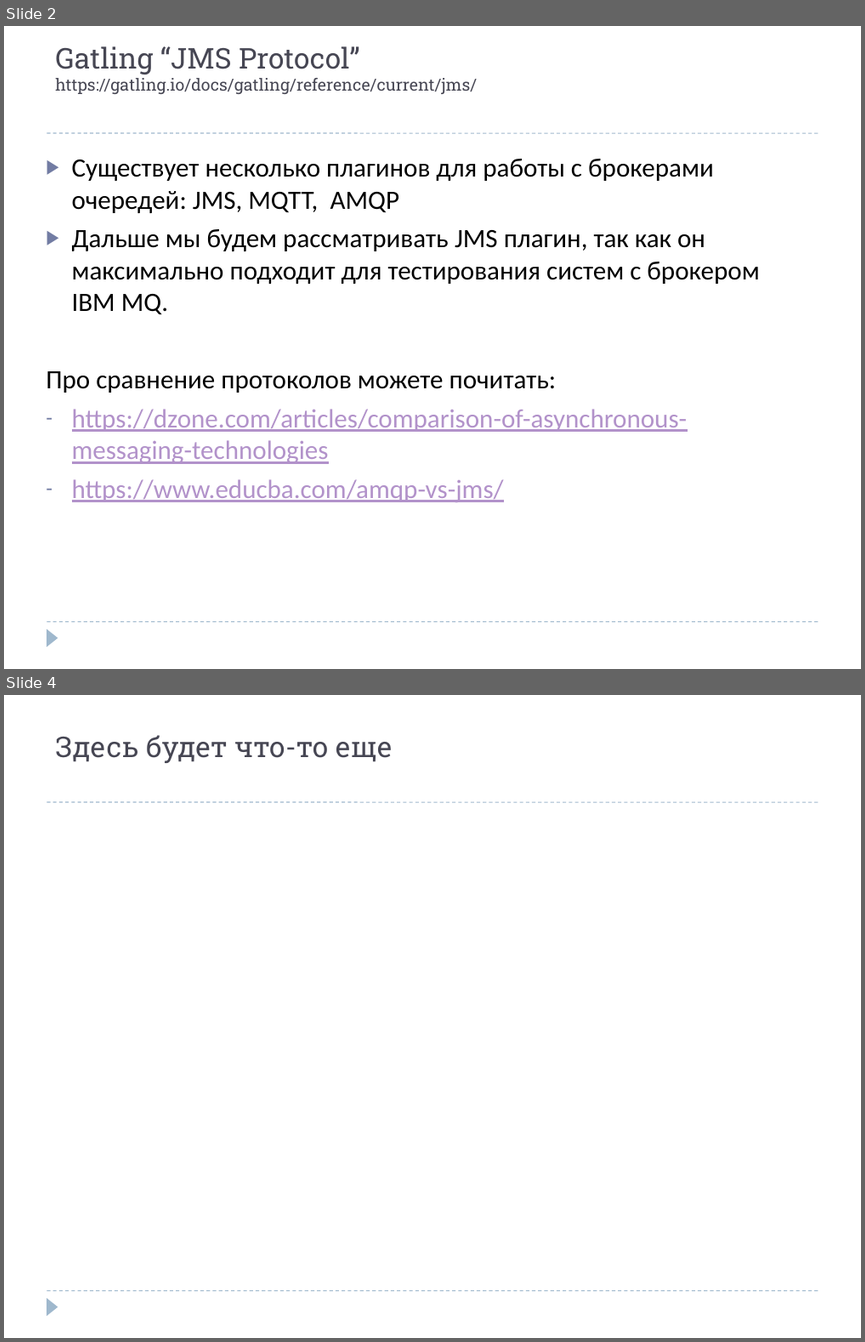
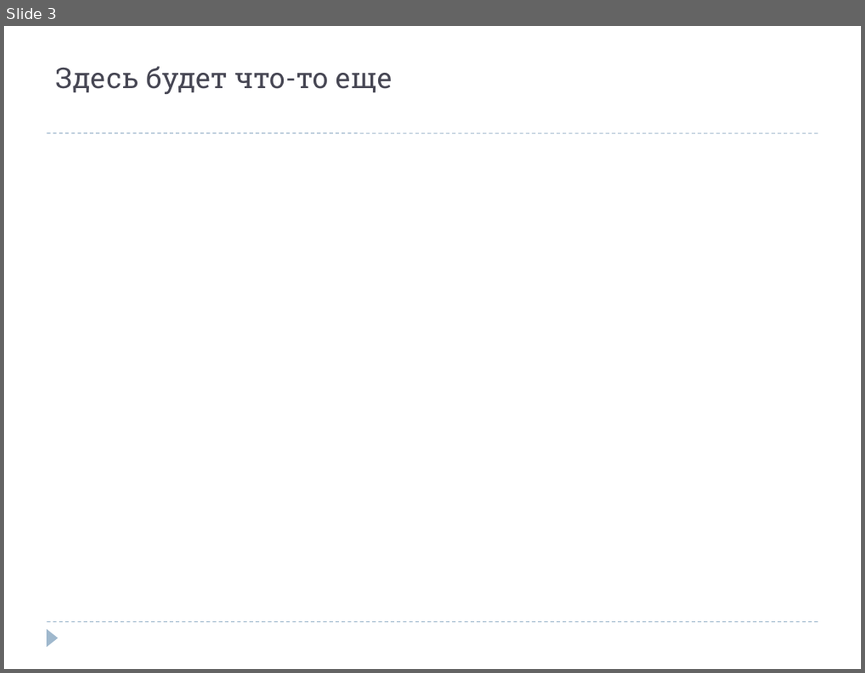
Before and after one commit to Roman-Kislyy/gatling-java-kafka-samples, a slide deck: docs/how-to-slides/Gtg-Create-kafka-script.pptx. Shown one above the other, each under a label of ours: slides 2 and 4 before the commit, slide 3 after it; the slides between them are not shown. The pictures are 865x1342 and 865x673 pixels, drawn with LibreOffice and Linux fonts; fonts in the diff are those of the drawing. Boxes give left, top, right and bottom in pixels: in the first picture for what was removed or moved away, otherwise in the second. Text is boxed around its words. In the diff, an @@ line names an element or a change of style, - is before the commit and + after.

```diff
--- a/docs/how-to-slides/Gtg-Create-kafka-script.pptx
+++ b/docs/how-to-slides/Gtg-Create-kafka-script.pptx
@@ slide 2 removed at box(4, 26, 861, 669), background #FFFFFF; not listed: 3 template elements that a slide beside it also shows @@
@@ title removed at box(55, 46, 477, 94) @@
-Gatling “JMS Protocol”
-https://gatling.io/docs/gatling/reference/current/jms/
@@ text removed at box(46, 159, 759, 502) @@
-▶ Существует несколько плагинов для работы с брокерами очередей: JMS, MQTT, AMQP
-▶ Дальше мы будем рассматривать JMS плагин, так как он максимально подходит для тестирования систем с брокером IBM MQ.
-Про сравнение протоколов можете почитать:
-– https://dzone.com/articles/comparison-of-asynchronous-messaging-technologies
-– https://www.educba.com/amqp-vs-jms/
@@ what was slide 4 is now slide 3 @@
```
Also in this commit, not shown: 2 slides changed, 59 other files.
